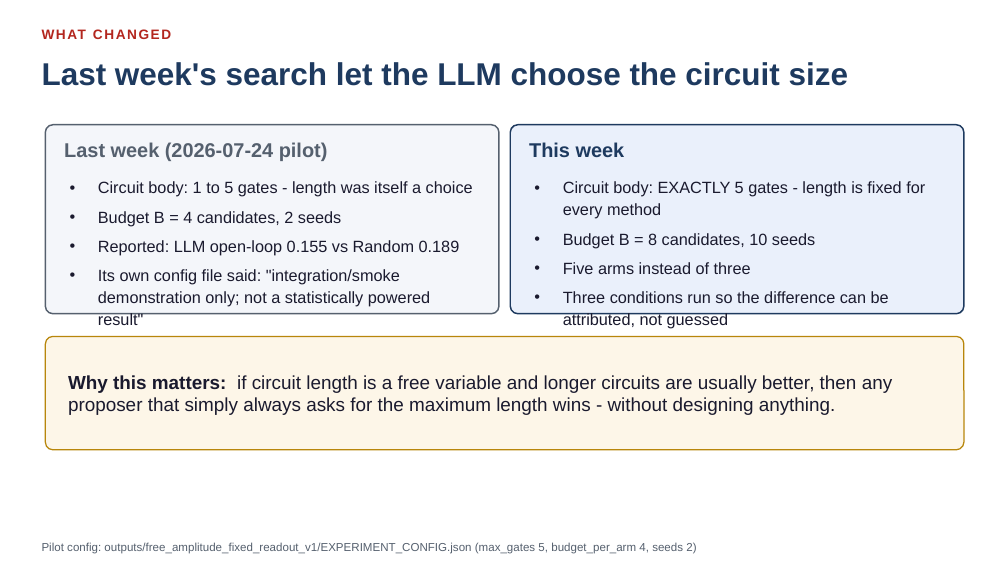
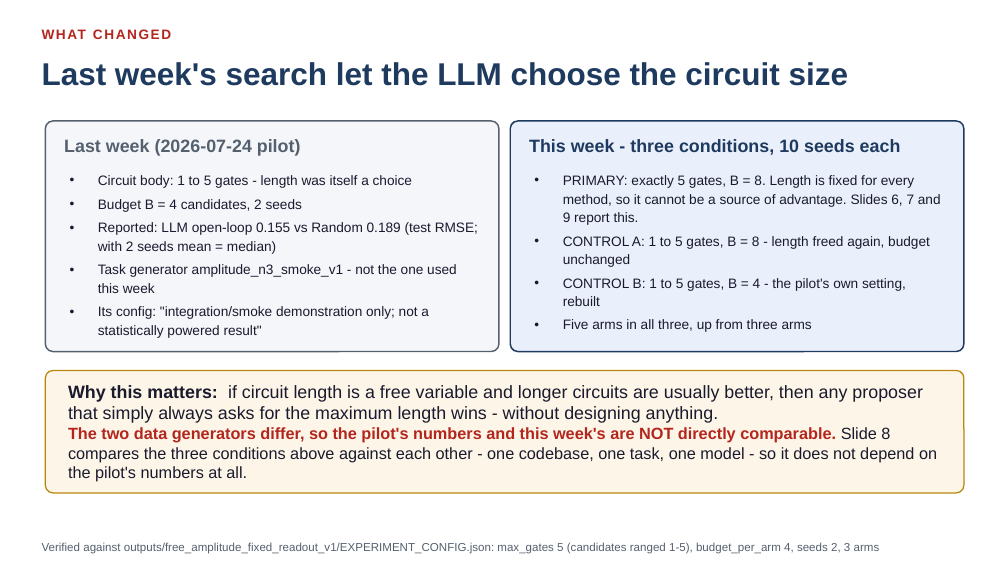
Before and after one commit to dorakingx/llm-vqc, a slide deck: slide 2 of docs/presentation/mini5/20260731_GSoC_mini5.pptx. Drawn at 1008x567 pixels with LibreOffice and Linux fonts; fonts in the diff are those of the drawing. Boxes give left, top, right and bottom in pixels: in the first picture for what was removed or moved away, otherwise in the second. Text is boxed around its words. In the diff, an @@ line names an element or a change of style, - is before the commit and + after.

```diff
--- a/docs/presentation/mini5/20260731_GSoC_mini5.pptx
+++ b/docs/presentation/mini5/20260731_GSoC_mini5.pptx
@@ rounded rectangle: place and size @@
-rounded rectangle at [45, 125, 499, 314]
+rounded rectangle at [45, 121, 499, 352]
@@ text "Last week (2026-07-24 pilot)" at [64, 139, 301, 156]: size 19 to 17 pt @@
@@ rounded rectangle: place and size @@
-rounded rectangle at [510, 125, 964, 314]
+rounded rectangle at [510, 121, 964, 352]
@@ text at [529, 139, 901, 155]: text changed; size 19 to 17 pt @@
-This week
+This week - three conditions, 10 seeds each
@@ text at [98, 175, 412, 212]: size 15.5 to 13 pt in "Circuit body: 1 to 5 gates - ...", "Budget B = 4 candidates, 2 seeds"; less space between paragraphs @@
@@ text at [563, 175, 941, 332]: text changed; size 15.5 to 13 pt @@
-• Circuit body: EXACTLY 5 gates - length is fixed for every method
-• Budget B = 8 candidates, 10 seeds
-• Five arms instead of three
-• Three conditions run so the difference can be attributed, not guessed
+• PRIMARY: exactly 5 gates, B = 8. Length is fixed for every method, so it cannot be a source of advantage. Slides 6, 7 and 9 report this.
+• CONTROL A: 1 to 5 gates, B = 8 - length freed again, budget unchanged
+• CONTROL B: 1 to 5 gates, B = 4 - the pilot's own setting, rebuilt
+• Five arms in all three, up from three arms
@@ text at [98, 222, 478, 338]: text changed; size 15.5 to 13 pt @@
-• Reported: LLM open-loop 0.155 vs Random 0.189
-• Its own config file said: "integration/smoke demonstration only; not a statistically powered result"
+• Reported: LLM open-loop 0.155 vs Random 0.189 (test RMSE; with 2 seeds mean = median)
+• Task generator amplitude_n3_smoke_v1 - not the one used this week
+• Its config: "integration/smoke demonstration only; not a statistically powered result"
@@ proportions changed in 3 elements at [45, 121, 499, 352], [510, 121, 964, 352], [45, 371, 964, 493] @@
@@ rounded rectangle: place and size @@
-rounded rectangle at [45, 337, 964, 450]
+rounded rectangle at [45, 371, 964, 493]
@@ text at [68, 385, 937, 482]: text changed; size 18 to 15.5 pt @@
-Why this matters: if circuit length is a free variable and longer circuits are usually better, then any proposer that simply always asks for the maximum length wins - without designing anything.
+Why this matters: if circuit length is a free variable and longer circuits are usually better, then any proposer that simply always asks for the maximum length wins - without designing anything.
+The two data generators differ, so the pilot's numbers and this week's are NOT directly comparable. Slide 8 compares the three conditions above against each other - one codebase, one task, one model - so it does not depend on the pilot's numbers at all.
@@ text at [42, 542, 880, 554]: text changed @@
-Pilot config: outputs/free_amplitude_fixed_readout_v1/EXPERIMENT_CONFIG.json (max_gates 5, budget_per_arm 4, seeds 2)
+Verified against outputs/free_amplitude_fixed_readout_v1/EXPERIMENT_CONFIG.json: max_gates 5 (candidates ranged 1-5), budget_per_arm 4, seeds 2, 3 arms
```
Also in this commit, not shown: 2 other slides changed, 5 other files.
